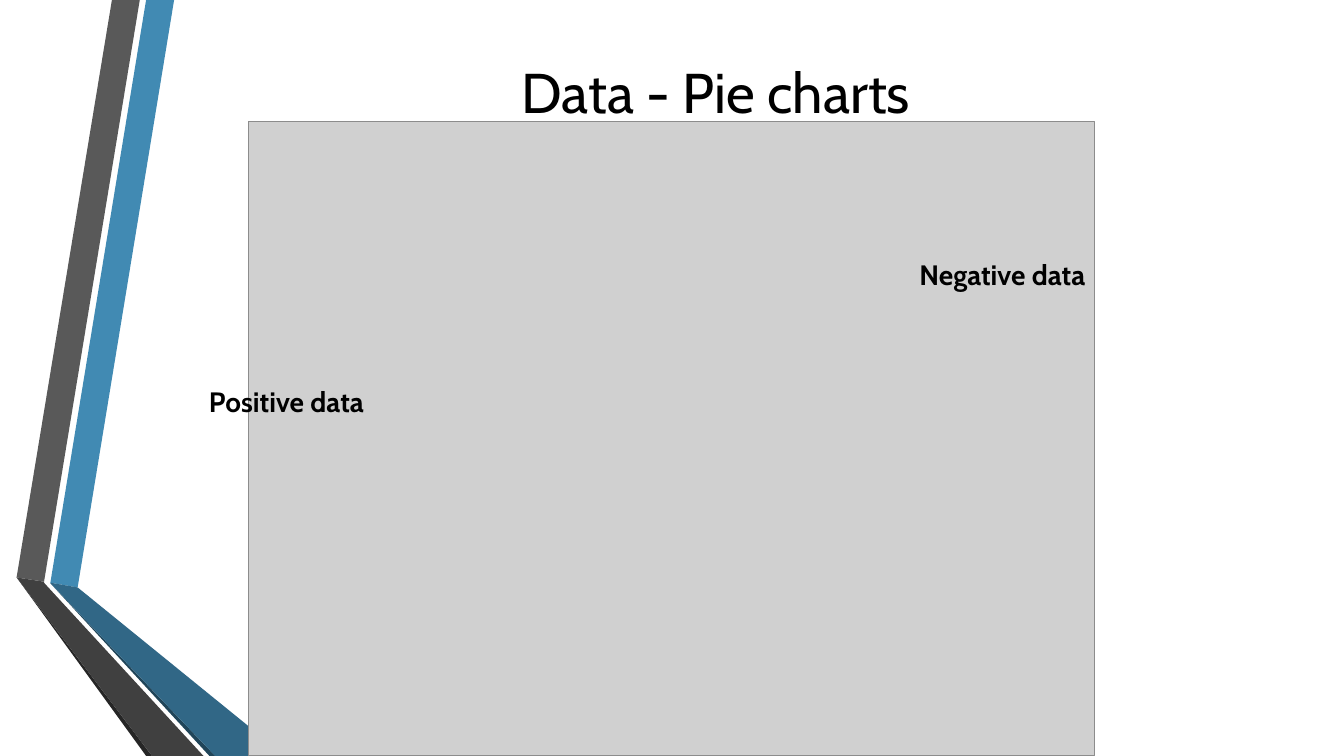
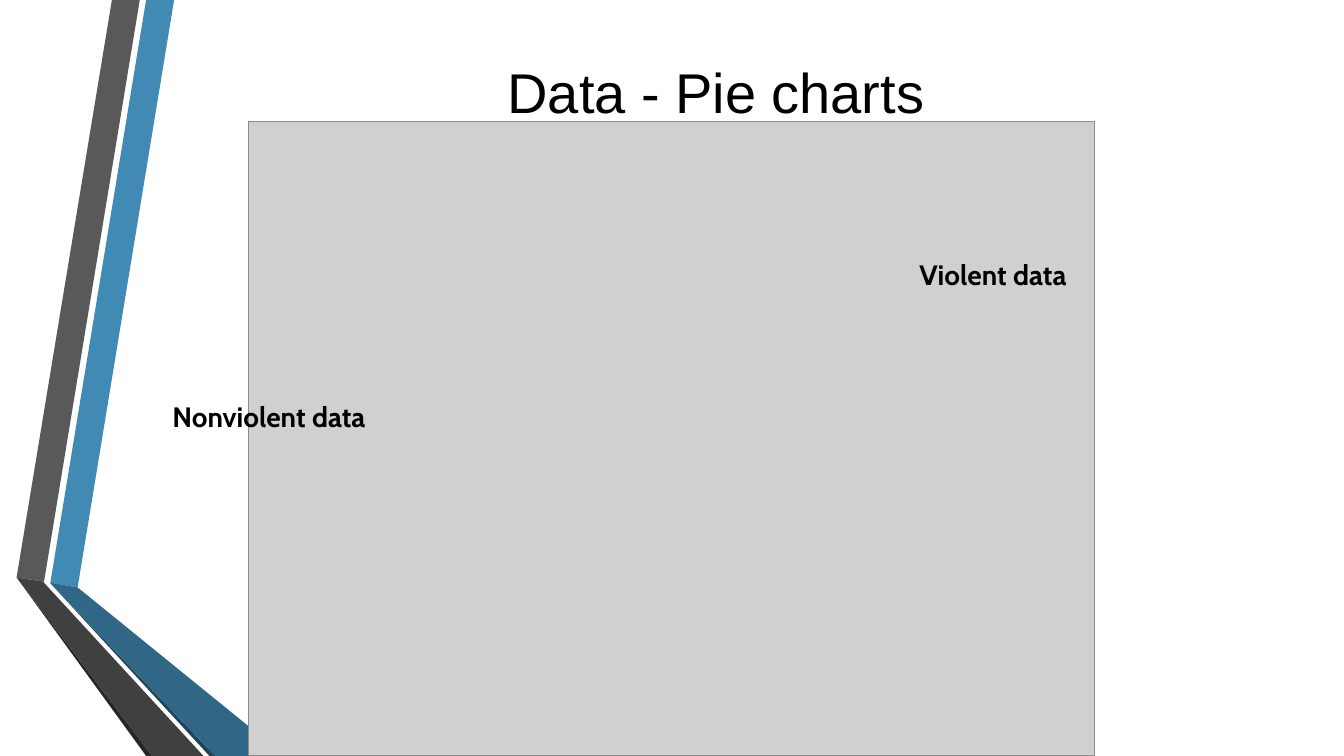
Before and after one commit to may-tal/nlpProject, a slide deck: slide 7 of CyberBullying.pptx. Drawn at 1344x756 pixels with LibreOffice and Linux fonts; fonts in the diff are those of the drawing; grey boxes stand for pictures; background and template pictures are left out. Boxes give left, top, right and bottom in pixels: in the first picture for what was removed or moved away, otherwise in the second. Text is boxed around its words. In the diff, an @@ line names an element or a change of style, - is before the commit and + after.

```diff
--- a/CyberBullying.pptx
+++ b/CyberBullying.pptx
@@ title "Data - Pie charts" at <box>508,72,924,123</box>: font Cabin to Arial @@
@@ text at <box>919,264,1066,286</box>: text changed @@
-Negative data
+Violent data
@@ text at <box>172,404,365,434</box>: text changed @@
-Positive data
+Nonviolent data
```
Also in this commit, not shown: 8 other slides changed, 4 slides added, 3 slides removed.
